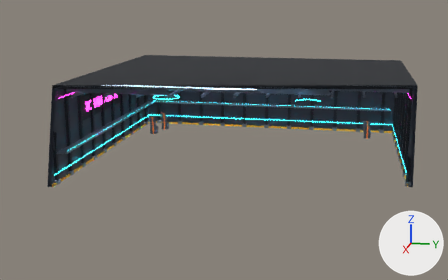
The glTF model godot/assets/models/hall.glb as it was, and as the next commit left it.
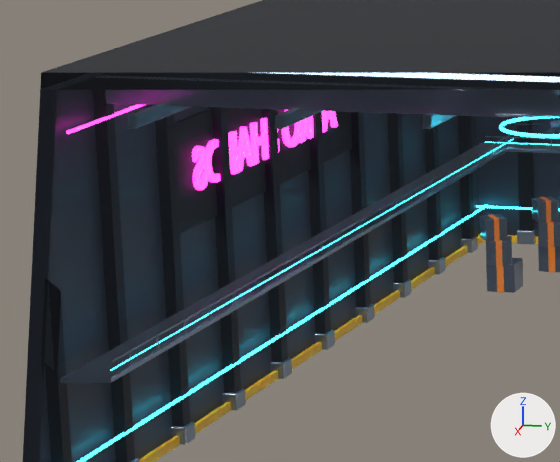
Each version appears first whole from a 50 mm lens placed at (187.7, 30.2, 53.0), pointed at (3.0, -6.8, 6.8), and next in a close-up on the part from 10% to 37% of the width and 25% to 61% of the height. The axes (+X, +Y, +Z) are drawn at lower right. The lights are the same throughout. The last two pictures show the newer version. Everything nearer to the camera than a plane just in front of the edit is cut away. Where no turn or scale is listed for an object, it has been applied to the vertices. Vertices at exactly the same position are counted once.

The scene before the commit, as lines of its bpy script (objects in view):
```python
me_hall = bpy.data.meshes.new('Hall')
me_hall.from_pydata(...)  # 16452 vertices, 32036 faces; spans x -49.0..49.0, y -97.5..0.5, z -13.0..14.0
me_hall.materials.append(mat_panel)  # dark blue #3a4250
me_hall.materials.append(mat_dark)  # black #1c2129
me_hall.materials.append(mat_steel)  # greyish blue #8a96a6
me_hall.materials.append(mat_neoncyan)  # cyan #5ff4ff, glowing cyan #2fe8ff
me_hall.materials.append(mat_neonpink)  # pink #ff5fd2, glowing pink #ff2fc8
me_hall.materials.append(mat_hazard)  # yellow #ffc21a
me_hall.materials.append(mat_skylight)  # pale blue #dff4ff, glowing blue #cfeeff
me_hall.materials.append(mat_pipe)  # blue #5b6b7d
me_hall.materials.append(mat_crate)  # dark blue #4a5566
me_hall.materials.append(mat_crateband)  # orange #ff8a2a
me_sign = bpy.data.meshes.new('Sign')
me_sign.from_pydata(...)  # 7536 vertices, 15056 faces; spans x -13.2..13.0, y -0.4..0.4, z -1.3..1.7
me_sign.materials.append(mat_neonpink)  # pink #ff5fd2, glowing pink #ff2fc8
me_signframe = bpy.data.meshes.new('SignFrame')
me_signframe.from_pydata(...)  # 96 vertices, 188 faces; spans x -17.0..17.0, y -0.2..0.2, z -3.8..3.8
me_signframe.materials.append(mat_dark)  # black #1c2129
ob_hall = bpy.data.objects.new('Hall', me_hall)
ob_hall.location = (0.0, 48.5, 13.0)
ob_sign = bpy.data.objects.new('Sign', me_sign)
ob_sign.location = (0.0, -47.8, 17.5)
ob_signframe = bpy.data.objects.new('SignFrame', me_signframe)
ob_signframe.location = (0.0, -47.95, 17.5)
# also in view: 'FanRing.001' at (20.0, -20.0, 22.8)
```
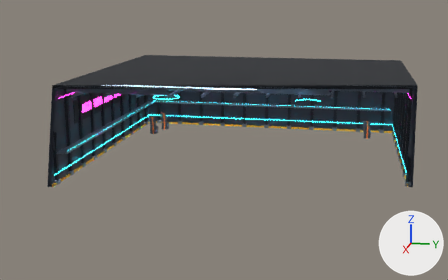
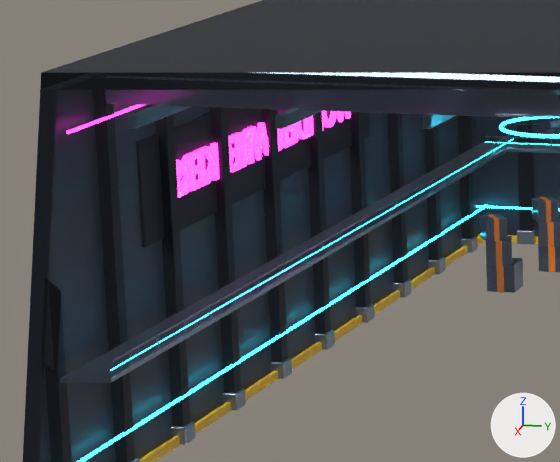
Changed parts and their boxes [x1, y1, x2, y2] in the close-ups (560 x 462 px; the box of a moved part takes in the faces that stretch with it):
```json
{"object": "SignFrame", "change": "rescaled", "before": [174, 108, 352, 234], "after": [136, 108, 370, 248], "on screen": "31% wider, 11% taller"}
{"object": "Sign", "change": "reshaped", "before": [192, 110, 338, 190], "after": [176, 111, 351, 198], "on screen": "20% wider, 9% taller"}
{"part": 1, "of": "me_sign", "change": "added", "after": [176, 159, 184, 198]}
{"part": 2, "of": "me_sign", "change": "added", "after": [181, 153, 196, 196], "on screen": "pink"}
{"part": 3, "of": "me_sign", "change": "added", "after": [241, 127, 254, 168], "on screen": "pink"}
{"part": 4, "of": "me_sign", "change": "rebuilt", "before": [322, 111, 324, 133], "after": [310, 111, 324, 136], "on screen": "mostly hidden"}
{"part": 5, "of": "me_sign", "change": "added", "after": [337, 111, 351, 122], "on screen": "mostly hidden"}
{"part": 6, "of": "me_sign", "change": "moved or reshaped", "before": [192, 110, 338, 190], "after": [191, 111, 337, 189]}
```

Edits to the scene script, one JSON object a line:
```json
{"block": "me_sign", "where": "# used by ob_sign; location = (0.0, -47.8, 17.5)"}
{"op": "remove", "block": "me_sign", "code": "me_sign.from_pydata(...)  # 7536 vertices, 15056 faces; spans x -13.2..13.0, y -0.4..0.4, z -1.3..1.7"}
{"op": "add", "block": "me_sign", "code": "me_sign.from_pydata(...)  # 8820 vertices, 17604 faces; spans x -16.9..16.7, y -0.4..0.4, z -1.2..1.4"}
{"block": "me_sign", "change": "me_sign part 1: the loose piece of 1464 vertices spanning x 11.3..13.0, y -0.4..0.4, z -1.3..1.7 is copied, and the copy is scaled about its middle by (0.855, 1, 0.851), then moved by (3.8, 0.0, 0.0); it spans x 15.2..16.7, y -0.4..0.4, z -1.2..1.4"}
{"block": "me_sign", "change": "me_sign part 2: the loose piece of 1128 vertices spanning x 6.0..8.4, y -0.4..0.4, z -1.3..1.6 is copied, and the copy is scaled about its middle by (0.859, 1, 0.851), then moved by (7.1, 0.0, 0.0); it spans x 13.3..15.4, y -0.4..0.4, z -1.1..1.4"}
{"block": "me_sign", "change": "me_sign part 3: the loose piece of 1128 vertices spanning x 6.0..8.4, y -0.4..0.4, z -1.3..1.6 is copied, and the copy is scaled about its middle by (0.859, 1, 0.851), then moved by (-3.0, 0.0, 0.0); it spans x 3.2..5.3, y -0.4..0.4, z -1.1..1.4"}
{"block": "me_sign", "change": "me_sign part 4: the loose piece of 144 vertices spanning x -10.2..-8.4, y -0.4..0.4, z -1.3..1.6 is rebuilt with 120 vertices and now spans x -10.3..-7.9, y -0.4..0.4, z -1.1..1.4"}
{"block": "me_sign", "change": "me_sign part 5: a new loose piece of 156 vertices spanning x -16.9..-13.1, y -0.4..0.4, z -1.1..1.4, in mat_neonpink (pink #ff5fd2, glowing pink #ff2fc8)"}
{"block": "me_sign", "change": "me_sign part 6: 112 vertices moved within x -12.3..13.0, y -0.4..0.4, z -1.1..1.4; 7036 vertices removed from x -13.2..13.0, y -0.4..0.4, z -1.3..1.7; 4468 vertices added at x -13.1..13.1, y -0.4..0.4, z -1.2..1.4"}
{"block": "me_signframe", "where": "# used by ob_signframe; location = (0.0, -47.95, 17.5)"}
{"op": "remove", "block": "me_signframe", "code": "me_signframe.from_pydata(...)  # 96 vertices, 188 faces; spans x -17.0..17.0, y -0.2..0.2, z -3.8..3.8"}
{"op": "add", "block": "me_signframe", "code": "me_signframe.from_pydata(...)  # 96 vertices, 188 faces; spans x -21.0..21.0, y -0.2..0.2, z -3.5..3.5"}
{"block": "me_signframe", "change": "me_signframe part 7: the whole mesh is scaled about its middle by (1.24, 1, 0.932)"}
```
